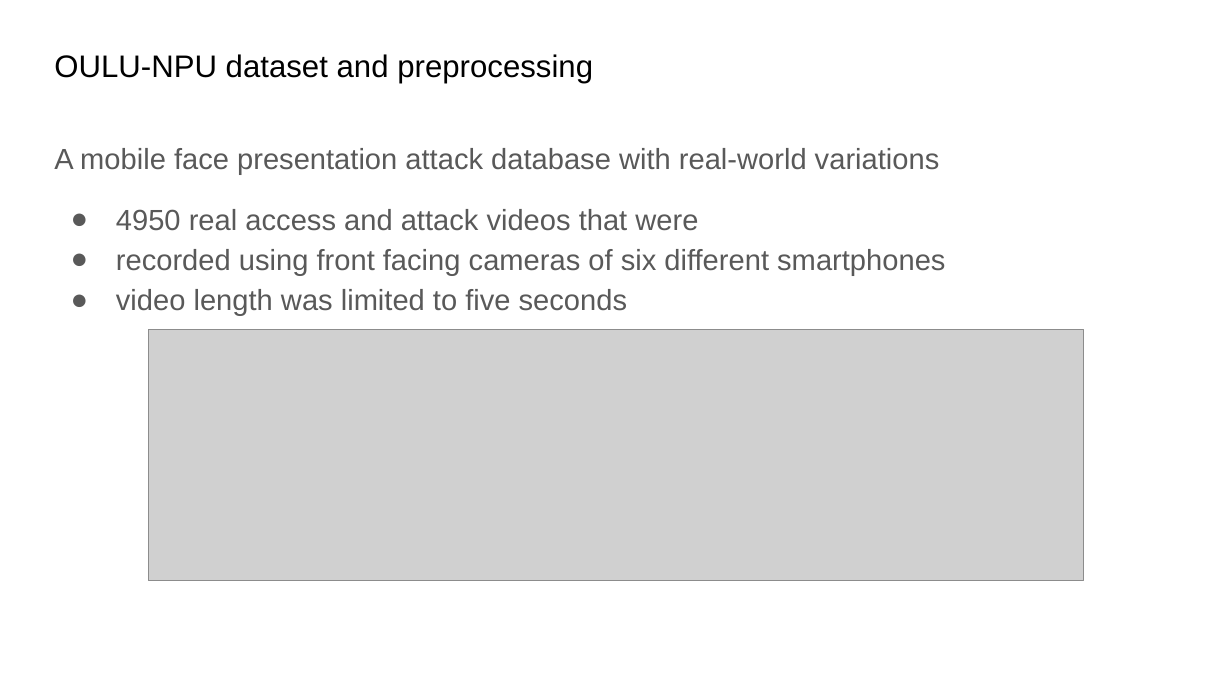
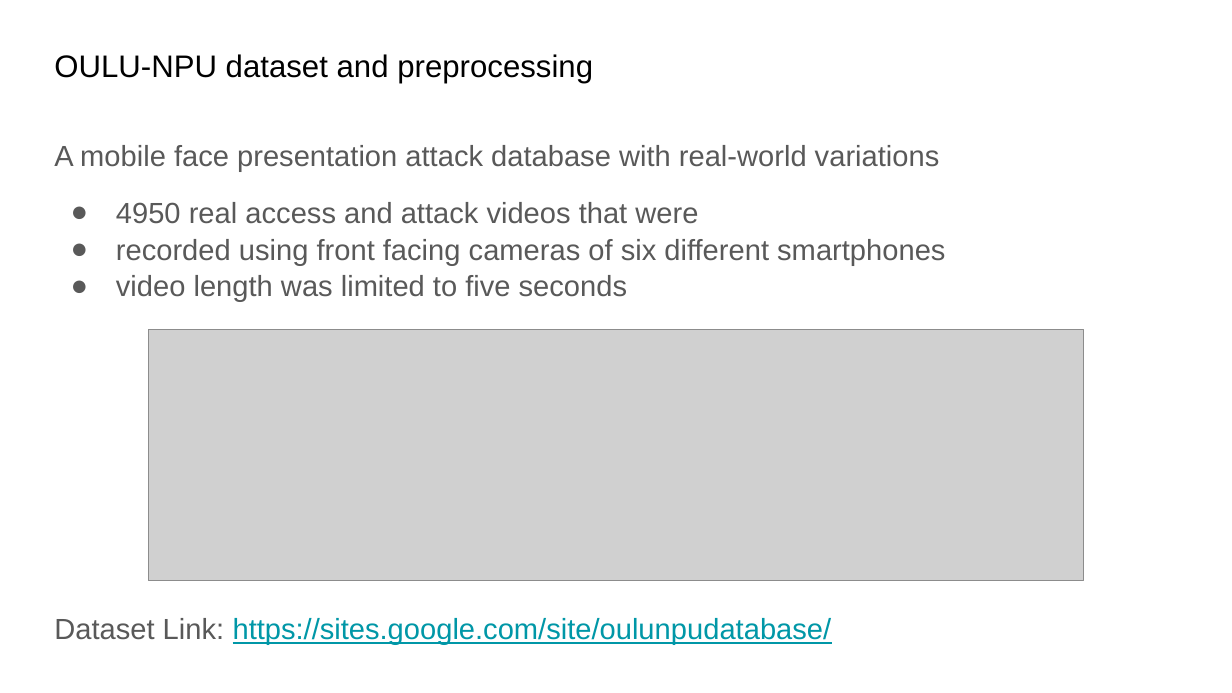
Before and after one commit to D10752002/BTP-Face-Anti-Spoofing, a slide deck: slide 20 of PPTs/Face Anti-Spoofing presentation - BTP work status pre-mid sem.pptx (slide 19 before the commit). Drawn at 1232x693 pixels with LibreOffice and Linux fonts; fonts in the diff are those of the drawing; grey boxes stand for pictures. Boxes give left, top, right and bottom in pixels: in the first picture for what was removed or moved away, otherwise in the second. Text is boxed around its words. In the diff, an @@ line names an element or a change of style, - is before the commit and + after.

```diff
--- a/PPTs/Face Anti-Spoofing presentation - BTP work status pre-mid sem.pptx
+++ b/PPTs/Face Anti-Spoofing presentation - BTP work status pre-mid sem.pptx
@@ text at box(54, 145, 945, 301): line spacing 1.15 to 1.05 @@
@@ text at box(54, 618, 832, 645): paragraph added @@
+Dataset Link: https://sites.google.com/site/oulunpudatabase/
```
Also in this commit, not shown: 7 other slides changed, 4 slides added.
